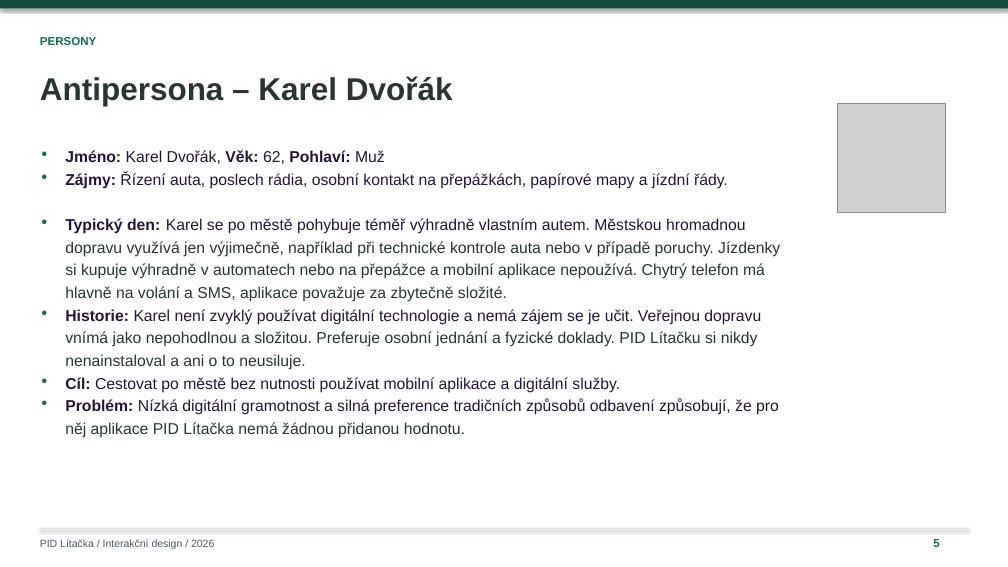
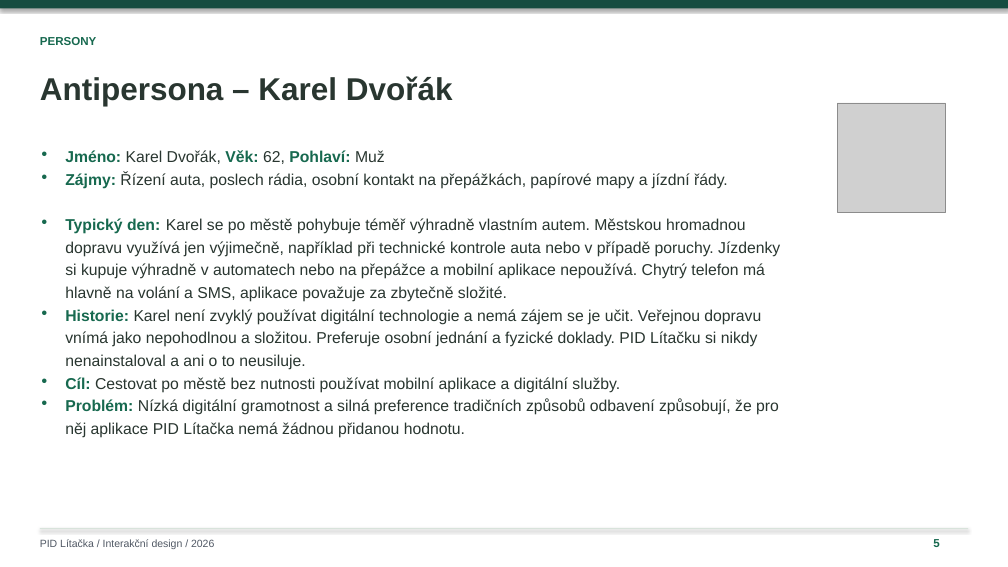
Before and after one commit to ShachPlay/ID_2026, a slide deck: slide 5 of PID-Litacka-Plichta-upravena.pptx. Drawn at 1008x567 pixels with LibreOffice and Linux fonts; fonts in the diff are those of the drawing; grey boxes stand for pictures. Boxes give left, top, right and bottom in pixels: in the first picture for what was removed or moved away, otherwise in the second. Text is boxed around its words. In the diff, an @@ line names an element or a change of style, - is before the commit and + after.

```diff
--- a/PID-Litacka-Plichta-upravena.pptx
+++ b/PID-Litacka-Plichta-upravena.pptx
@@ text colour #211837 to #17694F in 8 elements at (65, 150, 121, 162), (225, 150, 258, 162), (289, 150, 350, 162), (65, 173, 116, 189), (65, 218, 160, 234), (65, 309, 129, 321), (65, 377, 90, 389), (65, 399, 133, 411) @@
@@ text colour #211837 to #293630 in 8 elements at (126, 150, 221, 164), (263, 151, 285, 164), (355, 150, 385, 162), (120, 172, 728, 189), (166, 218, 746, 234), (134, 309, 761, 325), (95, 377, 620, 393), (138, 399, 779, 415) @@
```
Also in this commit, not shown: 2 other slides changed.
